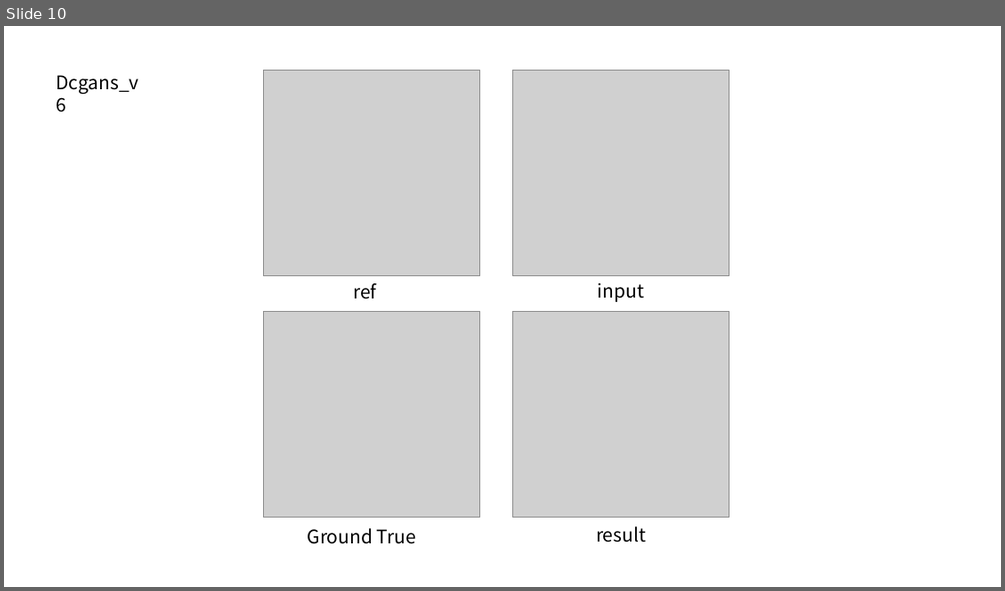
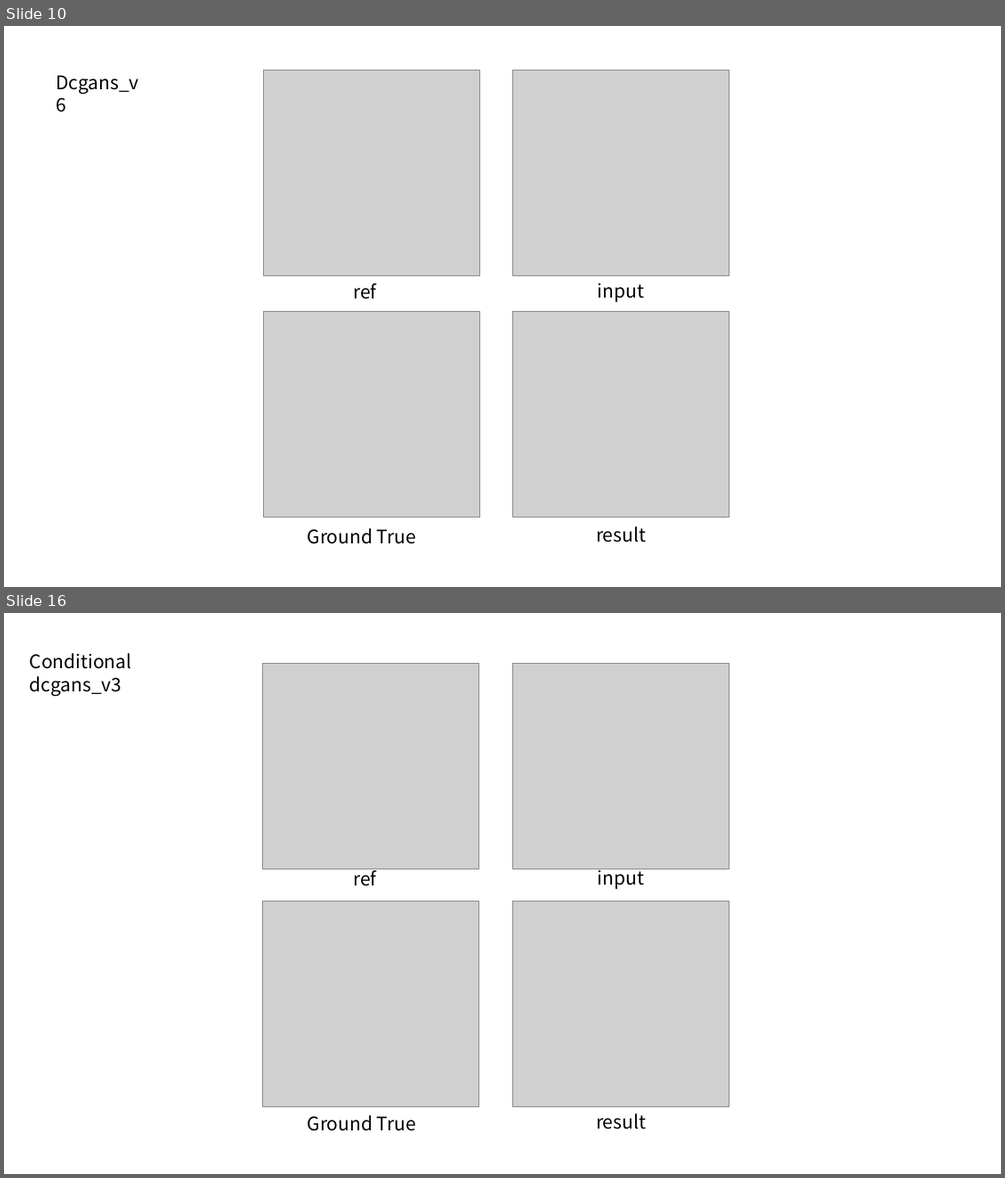
Before and after one commit to kangheeyong/2018-1-Deep-Learing-pc1, a slide deck: Noise_Canceling_Net_project/graph_image/ex2_result.pptx. Shown one above the other, each under a label of ours: slide 10 before the commit, slides 10 and 16 after it; the slides between them are not shown. The pictures are 1005x591 and 1005x1178 pixels, drawn with LibreOffice and Linux fonts; fonts in the diff are those of the drawing; grey boxes stand for pictures. Boxes give left, top, right and bottom in pixels: in the first picture for what was removed or moved away, otherwise in the second. Text is boxed around its words. In the diff, an @@ line names an element or a change of style, - is before the commit and + after.

```diff
--- a/Noise_Canceling_Net_project/graph_image/ex2_result.pptx
+++ b/Noise_Canceling_Net_project/graph_image/ex2_result.pptx
@@ slide 16 added at (4,613,1001,1174), background #FFFFFF @@
@@ text added at (30,653,132,696), 18 pt, text #000000 @@
+Conditional dcgans_v3
@@ picture added at (263,663,479,869) @@
@@ picture added at (512,663,728,869) @@
@@ text added at (353,867,376,886), 18 pt, text #000000 @@
+ref
@@ text added at (598,867,644,889), 18 pt, text #000000 @@
+input
@@ picture added at (263,900,479,1107) @@
@@ picture added at (512,900,728,1107) @@
@@ text added at (307,1115,416,1131), 18 pt, text #000000 @@
+Ground True
@@ text added at (596,1113,646,1129), 18 pt, text #000000 @@
+result
```
Also in this commit, not shown: 1 slide changed, 7 other slides added, 35 other files.
